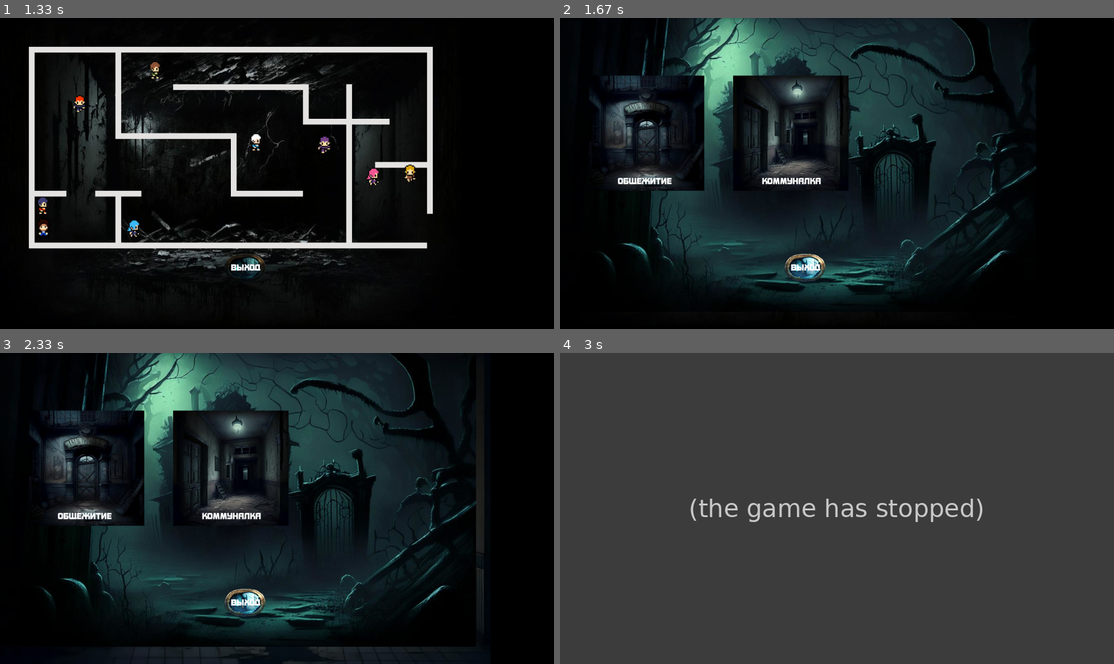
Above: before the commit, frames 1-4 (two rows, left to right).
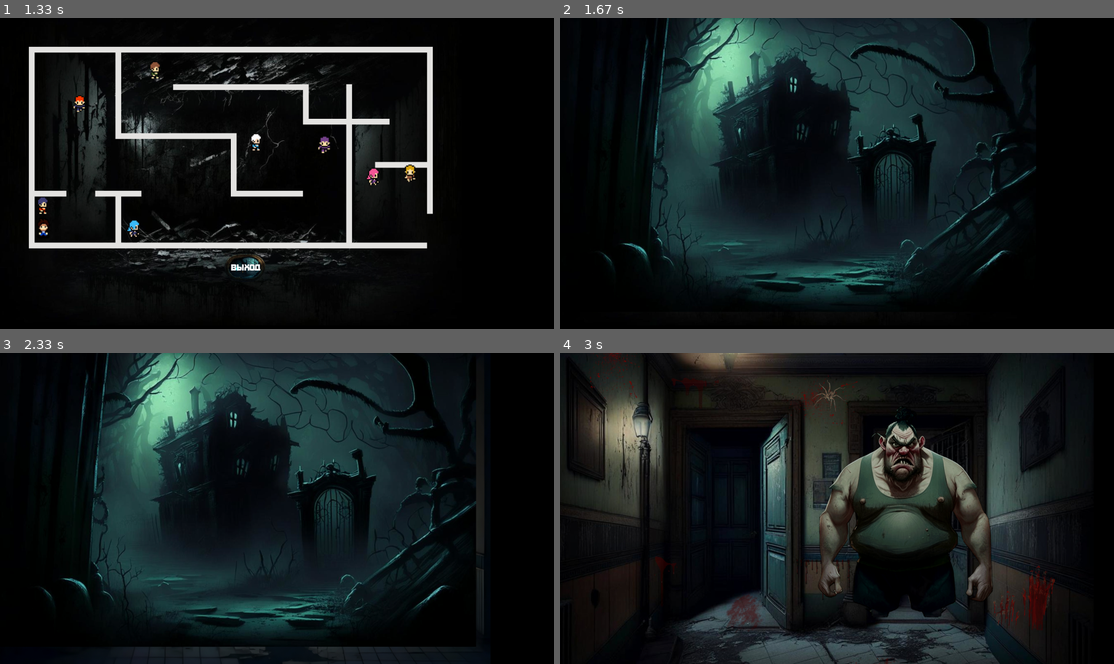
Above: after the commit, the same moments.

Repository: pryfmse/pygame_project
Game: pygame game, started from main.py
The game is run twice, just before and just after one commit, with the same random seed, the same clock (stepped at 60 frames per second) and the same inputs.
Inputs (mouse positions are in pixels of both pictures, inside the frame that each line leads up to):
- Up to frame 1 (1.33 s): hold Right 0.33-0.8 s; press the mouse at (144, 176) at 0.87 s; move the mouse to (238, 207) at 0.97 s; release the mouse at (332, 241) at 1.1 s; press the mouse at (144, 282) at 1.2 s; move the mouse to (116, 173) at 1.3 s
- Up to frame 2 (1.67 s): release the mouse at (654, 64) at 1.43 s; press the mouse at (803, 263) at 1.53 s; move the mouse to (825, 235) at 1.63 s
- Up to frame 3 (2.33 s): release the mouse at (282, 542) at 1.77 s; click "гостиница" at 1.88 s; press the mouse at (243, 598) at 2.2 s; move the mouse to (177, 530) at 2.3 s
- Up to frame 4 (3 s): release the mouse at (670, 458) at 2.43 s; press the mouse at (803, 598) at 2.53 s; move the mouse to (798, 502) at 2.63 s; release the mouse at (792, 405) at 2.77 s

Frame 1 is identical in both runs. In frame 2, 8.8% of the frame differs, in the area x 5-53%, y 18-85%; in frame 3, 8.8%; in frame 4, 85%, in the area x 0-100%, y 0-100%.
Before the commit the program exited at 2.6 s; later frames show no game.

Commit message:
исправлены ошибки

Diff:
--- a/main.py
+++ b/main.py
@@ -3,6 +3,7 @@
 from level_2 import Communalka
 from level_1 import Hostel
 from level_3 import Hotel
+
 pygame.mixer.pre_init(44100, -16, 1, 512)
 
 pygame.init()
@@ -16,7 +17,8 @@
 pygame.display.set_caption('Геннадий_вход передает привет')
 
 
-def print_text(message, x, y, font_size=30, font_color=(255, 255, 255), font_type="меню,кнопки/a ConceptoTitulRough.ttf"):
+def print_text(message, x, y, font_size=30, font_color=(255, 255, 255),
+               font_type="меню,кнопки/a ConceptoTitulRough.ttf"):
     font_type = pygame.font.Font(font_type, font_size)
     text = font_type.render(message, True, font_color)
     game.blit(text, (x, y))
@@ -38,17 +40,19 @@
             game.blit(active, (x, y))
             print_text(message, x + 100, y + 350)
             pygame.display.update()
-            # pygame.time.delay(300)
             if click[0] == 1:
                 but_sound.play()
                 if action == 1:
                     gaming1.entry(True)
+                    pygame.time.delay(100)
                     menu(True)
                 if action == 2:
                     gaming2.start_level(True)
+                    pygame.time.delay(100)
                     menu(True)
                 if action == 3:
                     gaming3.hall(True)
+                    pygame.time.delay(100)
                     menu(True)
         else:
             game.blit(inactive, (x, y))
@@ -92,7 +96,7 @@
     while win:
         for event in pygame.event.get():
             if event.type == pygame.QUIT:
-                win = False
+                pass
         win = button_exit.draw(750, 800, 800, 850)
         picture_botton.draw(pygame.image.load("меню,кнопки/меню_коммуналка.jpg"),
                             pygame.image.load("меню,кнопки/меню_lightкоммуналка.png"), 600, 200,
